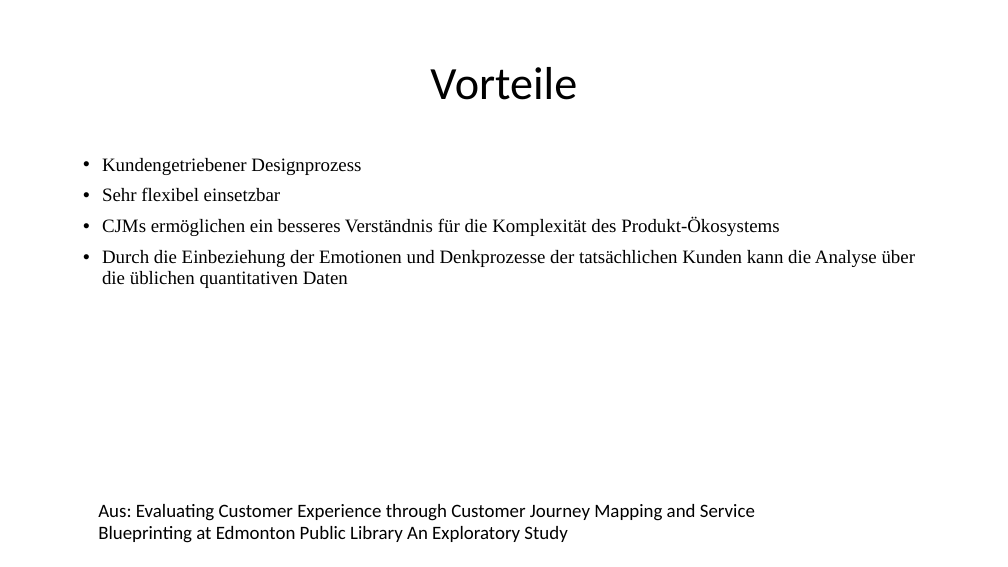
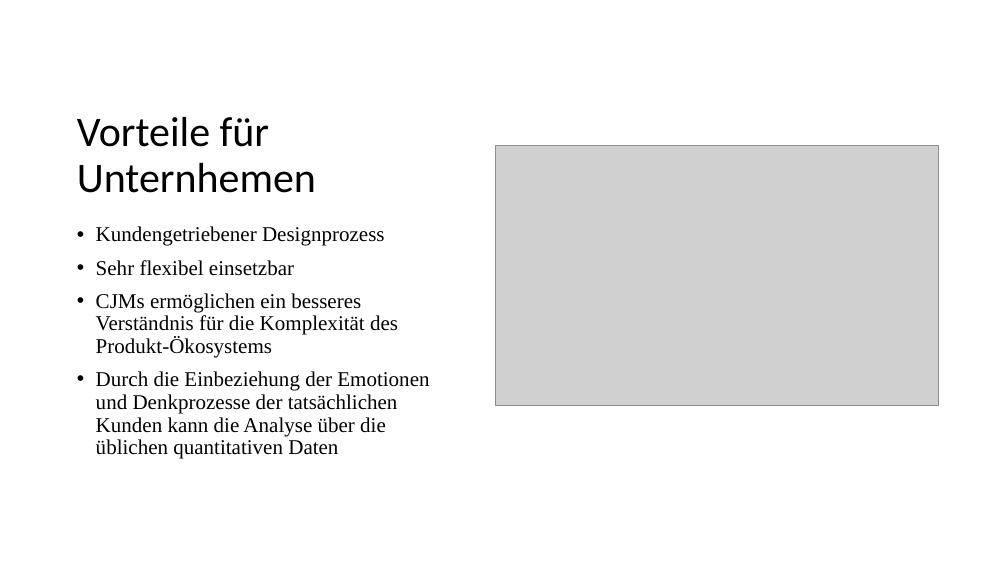
Before and after one commit to TimBoeckel/HCI-Sem-JourneyMaps, a slide deck: slide 13 of Praesentation/Präsentation_Tim.pptx (slide 10 before the commit). Drawn at 1008x567 pixels with LibreOffice and Linux fonts; fonts in the diff are those of the drawing; grey boxes stand for pictures. Boxes give left, top, right and bottom in pixels: in the first picture for what was removed or moved away, otherwise in the second. Text is boxed around its words. In the diff, an @@ line names an element or a change of style, - is before the commit and + after.

```diff
--- a/Praesentation/Präsentation_Tim.pptx
+++ b/Praesentation/Präsentation_Tim.pptx
@@ title "Vorteile für Unternhemen" at (77, 117, 316, 193): vertical alignment middle to bottom @@
@@ title at (77, 117, 316, 193): text changed; size 44 to 40 pt @@
-Vorteile
+Vorteile für Unternhemen
@@ picture added at (495, 145, 939, 405) @@
@@ text "Kundengetriebener Designprozess": place and size @@
-text "Kundengetriebener Designprozess" at (102, 158, 916, 288)
+text "Kundengetriebener Designprozess" at (96, 226, 429, 459)
@@ text "Kundengetriebener Designprozess" at (96, 226, 429, 459): size 18 to 20 pt @@
@@ text removed at (98, 504, 755, 543) @@
-Aus: Evaluating Customer Experience through Customer Journey Mapping and Service Blueprinting at Edmonton Public Library An Exploratory Study
```
Also in this commit, not shown: 7 other slides changed, 6 slides added, 1 slide removed.
